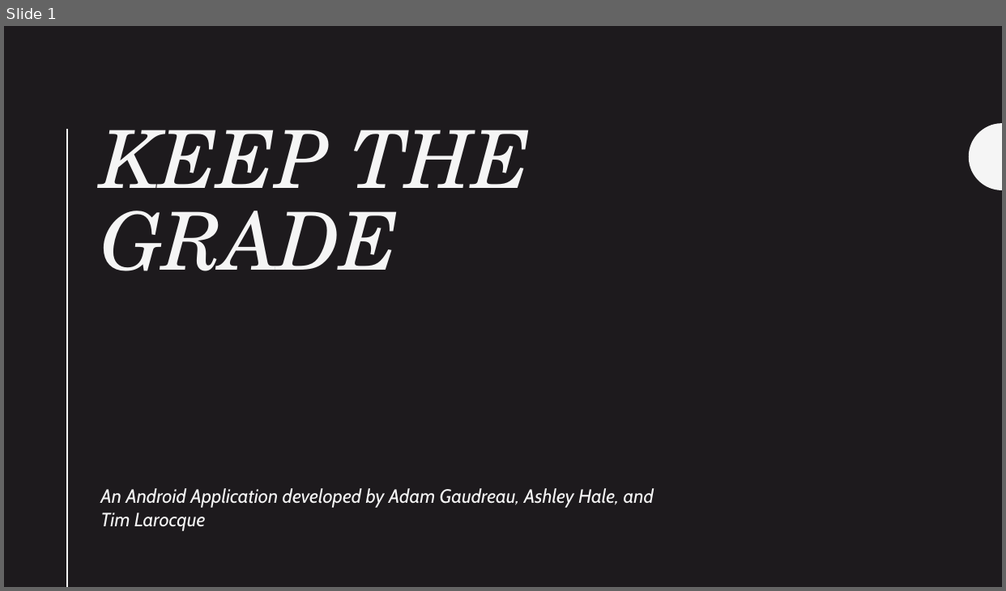
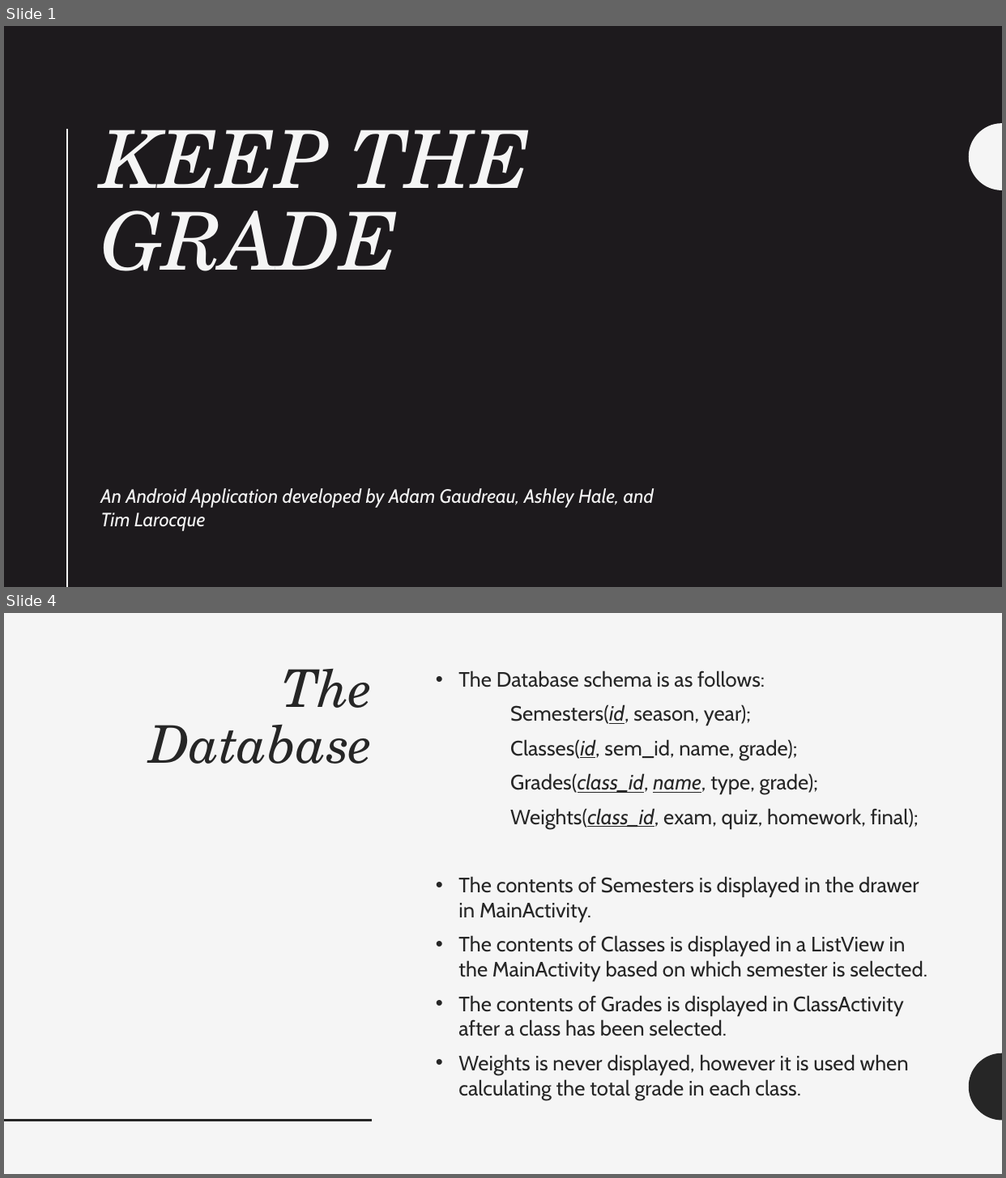
Before and after one commit to uml-app1-2016/Keep-the-Grade, a slide deck: Presentation.pptx. Shown one above the other, each under a label of ours: slide 1 before the commit, slides 1 and 4 after it; the slides between them are not shown. The pictures are 1006x591 and 1006x1178 pixels, drawn with LibreOffice and Linux fonts; fonts in the diff are those of the drawing. Boxes give left, top, right and bottom in pixels: in the first picture for what was removed or moved away, otherwise in the second. Text is boxed around its words. In the diff, an @@ line names an element or a change of style, - is before the commit and + after.

```diff
--- a/Presentation.pptx
+++ b/Presentation.pptx
@@ slide 4 added at box(4, 613, 1002, 1174), background #F5F5F5 @@
@@ title added at box(150, 668, 373, 764), 50 pt, text #262626, italic @@
+The Database
@@ text added at box(458, 671, 927, 1100), 20 pt, text #262626 @@
+• The Database schema is as follows:
+Semesters(id, season, year);
+Classes(id, sem_id, name, grade);
+Grades(class_id, name, type, grade);
+Weights(class_id, exam, quiz, homework, final);
+• The contents of Semesters is displayed in the drawer in MainActivity.
+• The contents of Classes is displayed in a ListView in the MainActivity based on which semester is selected.
+• The contents of Grades is displayed in ClassActivity after a class has been selected.
+• Weights is never displayed, however it is used when calculating the total grade in each class.
@@ freeform shape added at box(969, 1053, 1002, 1121), fill #262626 @@
@@ line added from (4, 1121) to (373, 1121), #262626 2 pt @@
```
Also in this commit, not shown: 11 other slides added.
